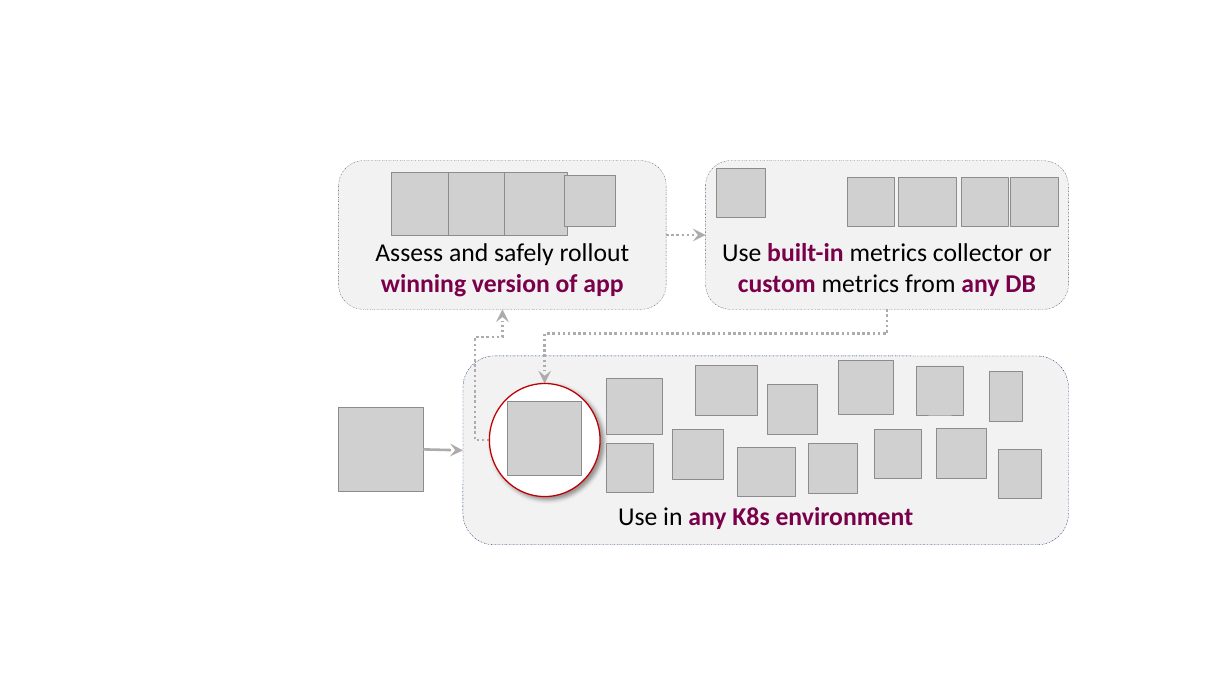
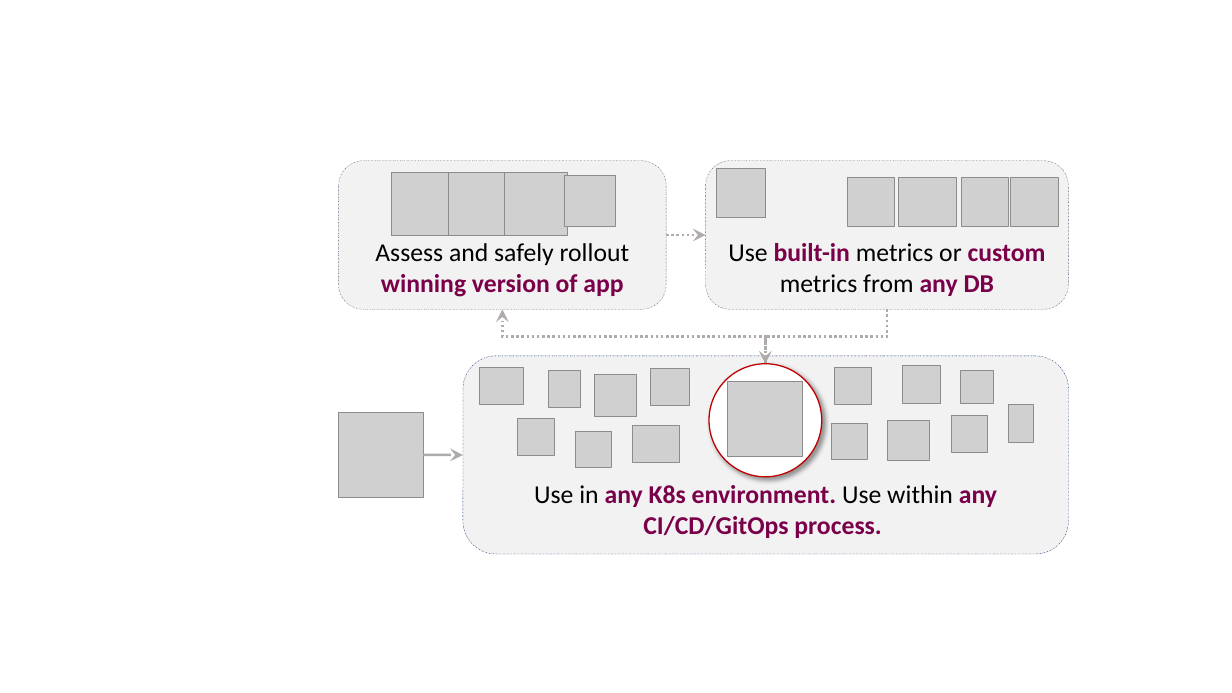
Before and after one commit to iter8-tools/iter8, a slide deck: slide 1 of mkdocs/docs/images/src/illustration.pptx. Drawn at 1232x693 pixels with LibreOffice and Linux fonts; fonts in the diff are those of the drawing; grey boxes stand for pictures. Boxes give left, top, right and bottom in pixels: in the first picture for what was removed or moved away, otherwise in the second. Text is boxed around its words. In the diff, an @@ line names an element or a change of style, - is before the commit and + after.

```diff
--- a/mkdocs/docs/images/src/illustration.pptx
+++ b/mkdocs/docs/images/src/illustration.pptx
@@ text in rounded rectangle at (728, 243, 1046, 296): text changed @@
-Use built-in metrics collector or custom metrics from any DB
+Use built-in metrics or custom metrics from any DB
@@ elbow arrow moved from (490, 440) - (503, 310) to (765, 364) - (503, 310) @@
@@ elbow arrow moved from (887, 310) - (545, 384) to (887, 310) - (765, 364) @@
@@ rounded rectangle "Use in any K8s environment. ...": place and size @@
-rounded rectangle "Use in any K8s environment. ..." at (463, 356, 1068, 544)
+rounded rectangle "Use in any K8s environment. ..." at (463, 356, 1068, 554)
@@ picture: place and size @@
-picture at (738, 447, 796, 496)
+picture at (480, 368, 523, 405)
@@ picture: place and size @@
-picture at (999, 449, 1043, 499)
+picture at (549, 371, 581, 408)
@@ picture: place and size @@
-picture at (606, 379, 662, 434)
+picture at (595, 375, 637, 417)
@@ picture: place and size @@
-picture at (673, 430, 724, 481)
+picture at (651, 368, 689, 406)
@@ ellipse: place and size @@
-ellipse at (490, 384, 601, 496)
+ellipse at (709, 364, 822, 477)
@@ picture: place and size @@
-picture at (507, 401, 581, 475)
+picture at (727, 382, 803, 457)
@@ picture: place and size @@
-picture at (768, 384, 818, 434)
+picture at (835, 368, 872, 406)
@@ picture: place and size @@
-picture at (937, 429, 987, 479)
+picture at (903, 366, 941, 404)
@@ picture added at (961, 371, 994, 403) @@
@@ picture: place and size @@
-picture at (338, 408, 423, 493)
+picture at (338, 412, 423, 497)
@@ picture: place and size @@
-picture at (809, 444, 859, 494)
+picture at (518, 419, 555, 456)
@@ picture: place and size @@
-picture at (875, 430, 922, 479)
+picture at (952, 416, 987, 453)
@@ picture: place and size @@
-picture at (990, 372, 1023, 421)
+picture at (1008, 405, 1033, 443)
@@ picture: place and size @@
-picture at (606, 444, 653, 493)
+picture at (576, 432, 611, 469)
@@ picture: place and size @@
-picture at (696, 365, 758, 415)
+picture at (633, 425, 679, 463)
@@ picture: place and size @@
-picture at (917, 366, 964, 415)
+picture at (832, 423, 867, 460)
@@ picture: place and size @@
-picture at (838, 361, 894, 415)
+picture at (888, 421, 930, 460)
@@ arrow moved from (423, 449) - (463, 450) to (423, 455) - (463, 455) @@
@@ text in rounded rectangle at (534, 485, 997, 538): text changed @@
-Use in any K8s environment
+Use in any K8s environment. Use within any CI/CD/GitOps process.
```
Also in this commit, not shown: 8 other files.
